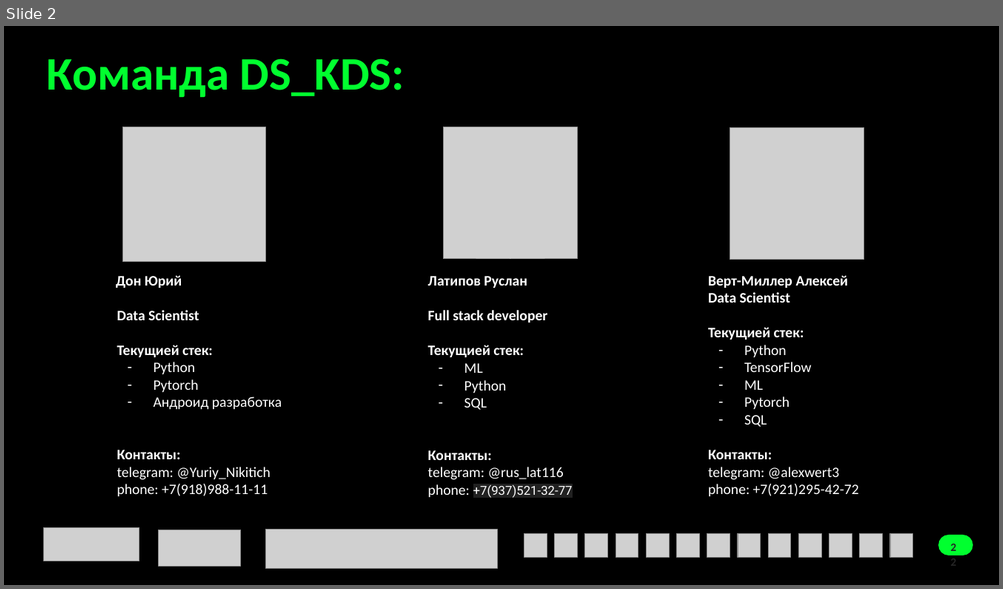
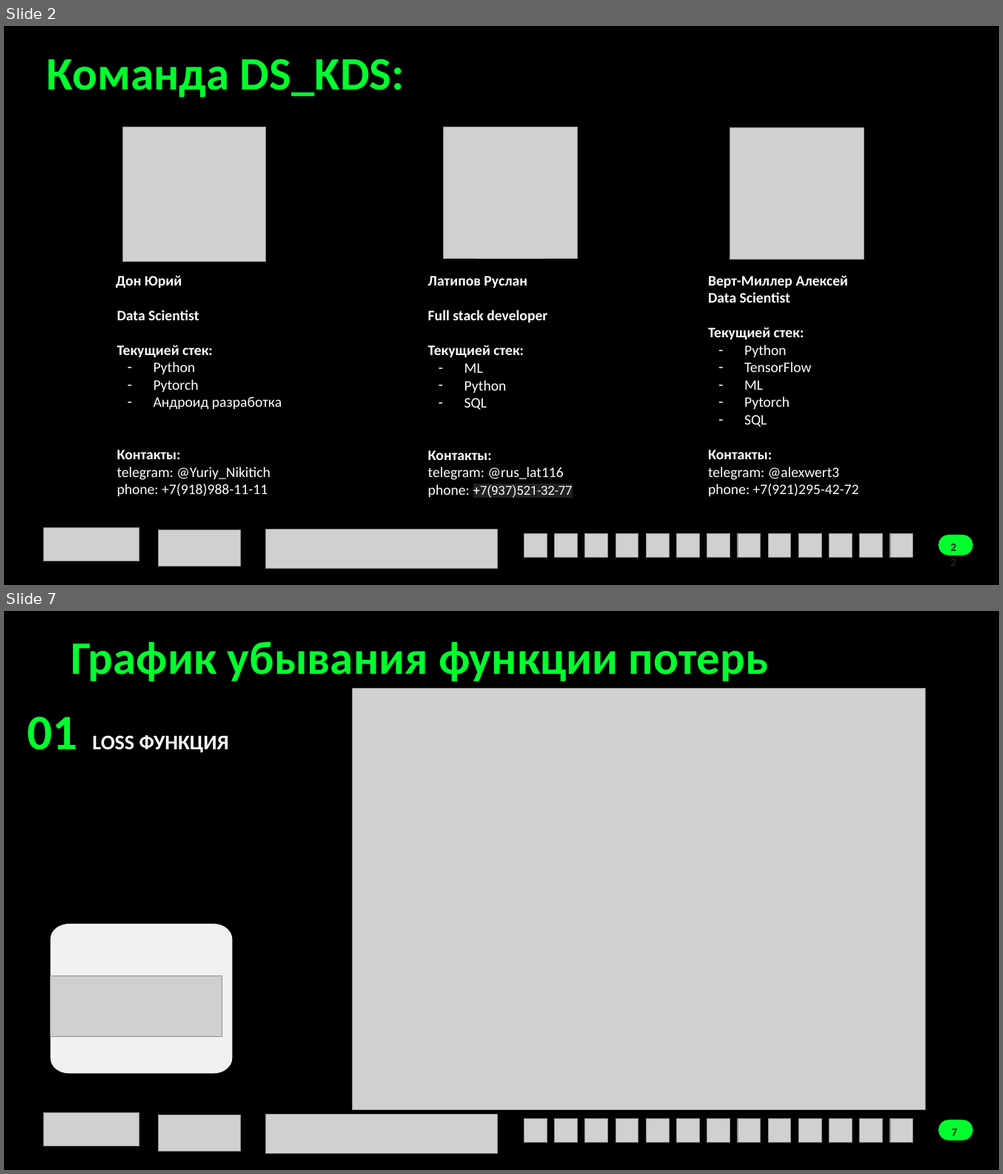
Before and after one commit to RuslanLat/sochi, a slide deck: presentation.pptx. Shown one above the other, each under a label of ours: slide 2 before the commit, slides 2 and 7 after it; the slides between them are not shown. The pictures are 1003x589 and 1003x1174 pixels, drawn with LibreOffice and Linux fonts; fonts in the diff are those of the drawing; grey boxes stand for pictures. Boxes give left, top, right and bottom in pixels: in the first picture for what was removed or moved away, otherwise in the second. Text is boxed around its words. In the diff, an @@ line names an element or a change of style, - is before the commit and + after.

```diff
--- a/presentation.pptx
+++ b/presentation.pptx
@@ slide 7 added at (4,611,999,1170), background #FFFFFF @@
@@ freeform shape added at (4,611,999,1170), fill #000000 @@
@@ title added at (71,641,768,681), 45 pt, text #01FF2F, bold @@
+График убывания функции потерь
@@ picture added at (353,689,925,1111) @@
@@ text added at (27,717,229,753), 20 pt, text #FFFFFF, bold @@
+01 LOSS ФУНКЦИЯ
@@ freeform shape added at (51,924,233,1074), fill #F1F1F1 @@
@@ picture added at (51,977,222,1038) @@
@@ picture added at (44,1113,140,1147) @@
@@ picture added at (159,1116,241,1151) @@
@@ picture added at (265,1115,496,1153) @@
@@ picture added at (524,1119,546,1142) @@
@@ picture added at (555,1119,577,1142) @@
@@ picture added at (585,1119,608,1142) @@
@@ picture added at (615,1119,638,1142) @@
@@ picture added at (646,1119,668,1142) @@
@@ picture added at (676,1119,699,1142) @@
@@ picture added at (707,1119,729,1142) @@
@@ picture added at (737,1119,760,1142) @@
@@ picture added at (768,1119,791,1142) @@
@@ picture added at (799,1119,821,1142) @@
@@ picture added at (829,1119,851,1142) @@
@@ picture added at (859,1119,882,1142) @@
@@ picture added at (891,1119,913,1142) @@
@@ freeform shape added at (938,1120,973,1141), fill #01FF2F @@
@@ page number added at (951,1129,957,1136), 11 pt, text #252525, bold @@
+7
```
Also in this commit, not shown: 6 slides changed, 2 slides removed, 9 other files.
